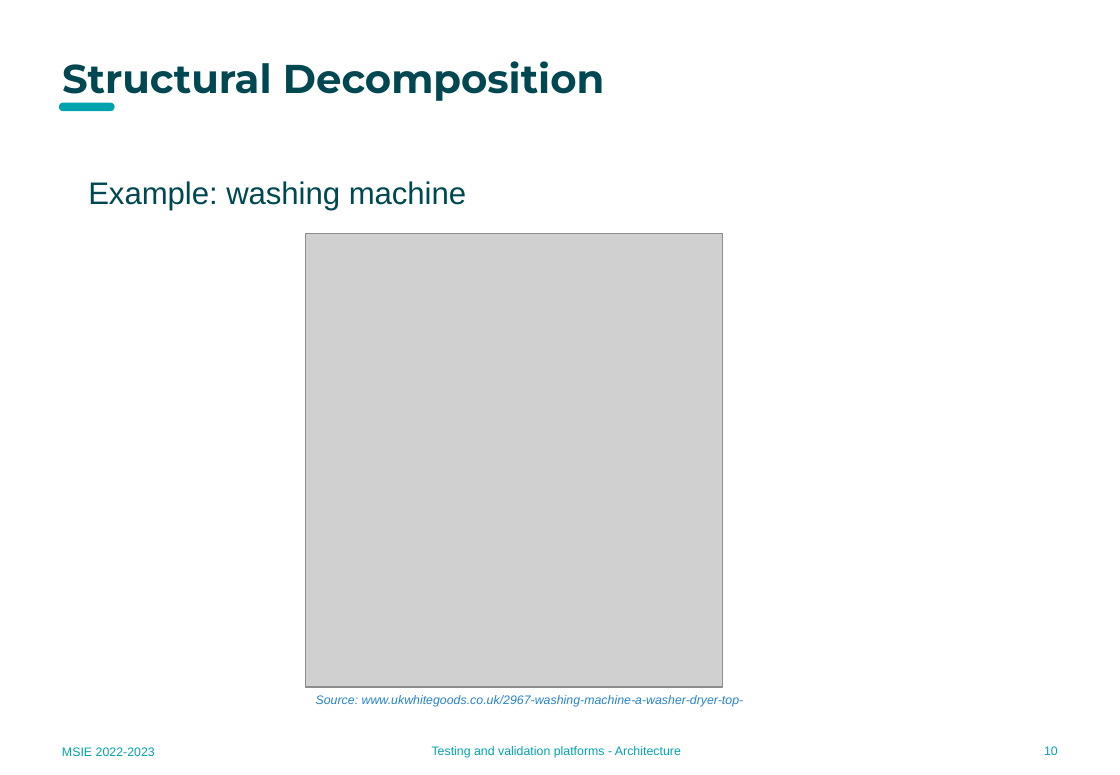
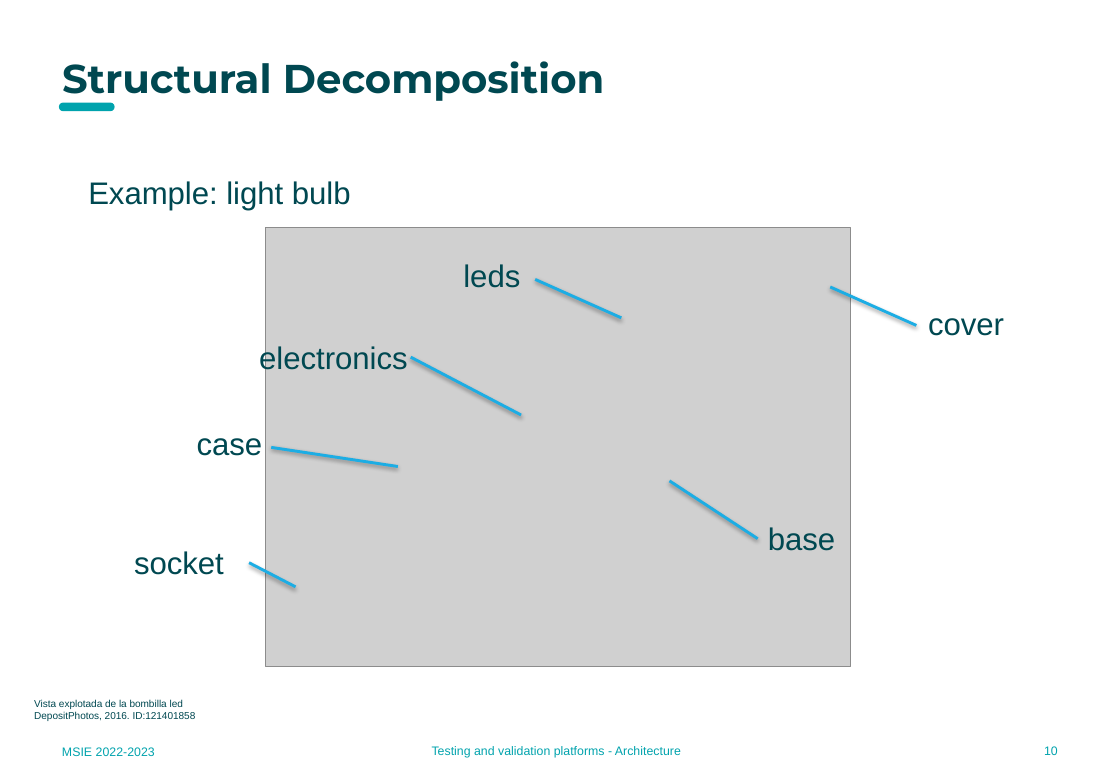
Before and after one commit to MU-MATHWORKS/MODEL-BASED-LIFE-CYCLE-WITH-MATLAB-SIMULINK, a slide deck: slide 10 of PHASE4_Architecture/docs/3.1 Architecure management.pptx. Drawn at 1120x775 pixels with LibreOffice and Linux fonts; fonts in the diff are those of the drawing; grey boxes stand for pictures; background and template pictures are left out. Boxes give left, top, right and bottom in pixels: in the first picture for what was removed or moved away, otherwise in the second. Text is boxed around its words. In the diff, an @@ line names an element or a change of style, - is before the commit and + after.

```diff
--- a/PHASE4_Architecture/docs/3.1 Architecure management.pptx
+++ b/PHASE4_Architecture/docs/3.1 Architecure management.pptx
@@ text at (88, 181, 351, 210): text changed @@
-Example: washing machine
+Example: light bulb
@@ picture: place and size @@
-picture at (305, 234, 722, 688)
+picture at (266, 228, 851, 666)
@@ text added at (463, 264, 520, 288), 21.7 pt, text #004851 @@
+leds
@@ line added from (536, 279) to (622, 319), #1CADE4 2 pt @@
@@ line added from (830, 287) to (916, 326), #1CADE4 2 pt @@
@@ text added at (928, 318, 1004, 336), 21.7 pt, text #004851 @@
+cover
@@ text added at (259, 344, 407, 375), 21.7 pt, text #004851 @@
+electronics
@@ line added from (411, 358) to (521, 416), #1CADE4 2 pt @@
@@ text added at (197, 438, 263, 456), 21.7 pt, text #004851 @@
+case
@@ line added from (271, 448) to (398, 466), #1CADE4 2 pt @@
@@ line added from (670, 481) to (758, 539), #1CADE4 2 pt @@
@@ text added at (768, 527, 835, 551), 21.7 pt, text #004851 @@
+base
@@ text added at (134, 551, 224, 575), 21.7 pt, text #004851 @@
+socket
@@ line added from (249, 564) to (296, 587), #1CADE4 2 pt @@
@@ text added at (34, 699, 196, 721), 7 pt, text #004851 @@
+Vista explotada de la bombilla led
+DepositPhotos, 2016. ID:121401858
@@ text removed at (316, 695, 744, 707) @@
-Source: www.ukwhitegoods.co.uk/2967-washing-machine-a-washer-dryer-top-
```
Also in this commit, not shown: 3 other slides changed, 1 slide removed.
